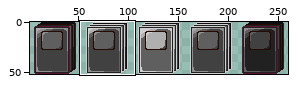
Two versions of one sprite sheet, Assets/Rogium Legend/Sprites/UI/Packs/Card Groups/spr_Asset_Card_Group_Grey.png. Above: a wide view before the commit, with the close-up outlined.
Close-up. Earlier state:
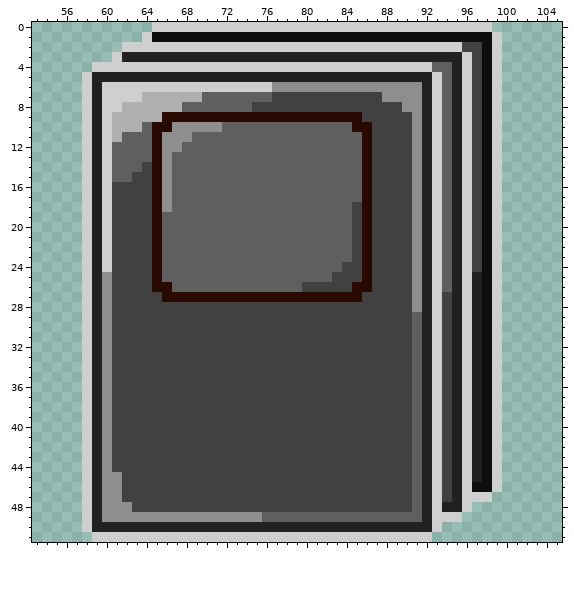
The file is 260x52 pixels. Shown: x 53..105, y 0..51. The wide view leaves out empty margins. The commit also changed other parts of the picture, which this record leaves out.
After:
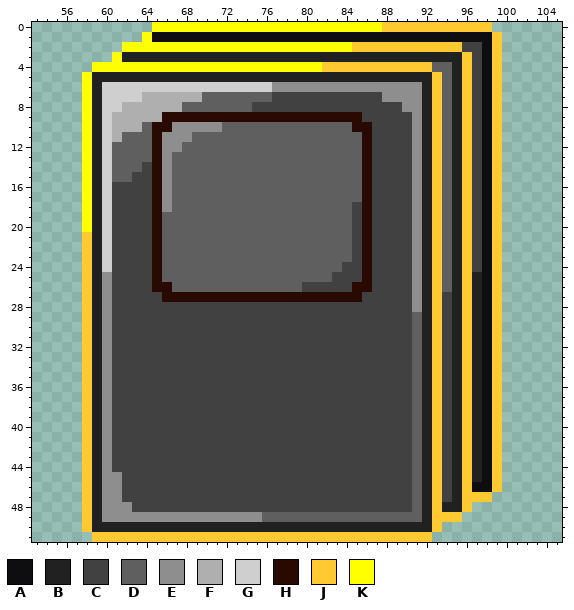
Palette (. is transparent): A #0e0e11  B #212121  C #414141  D #5f5f5f  E #8e8e8e  F #afafaf  G #cfcfcf  H #280a03  J #ffca31  K #ffff00
The edit:
The edit turns colour G into colour J in row 0 at x 88 to 98; in row 1 at x 99; in row 2 at x 85 to 95 and 99; in row 3 at x 96 and 99; in row 4 at x 82 to 92, 96 and 99; in rows 5 to 20 at x 93, 96 and 99.
The edit turns colour G into colour J in rows 21 to 46 at x 58, 93, 96 and 99; in row 47 at x 58, 93 and 96 to 98; in row 48 at x 58, 93 and 96; in row 49 at x 58 and 93 to 95; in row 50 at x 58 and 93; in row 51 at x 59 to 92.
The edit turns colour G into colour K in row 0 at x 65 to 87; in row 1 at x 64; in row 2 at x 62 to 84; in row 3 at x 61; in row 4 at x 59 to 81; in rows 5 to 20 at x 58.
Where, in picture pixels (left, top, right, bottom), the same in both close-ups:
changed: (82, 22, 502, 542)
